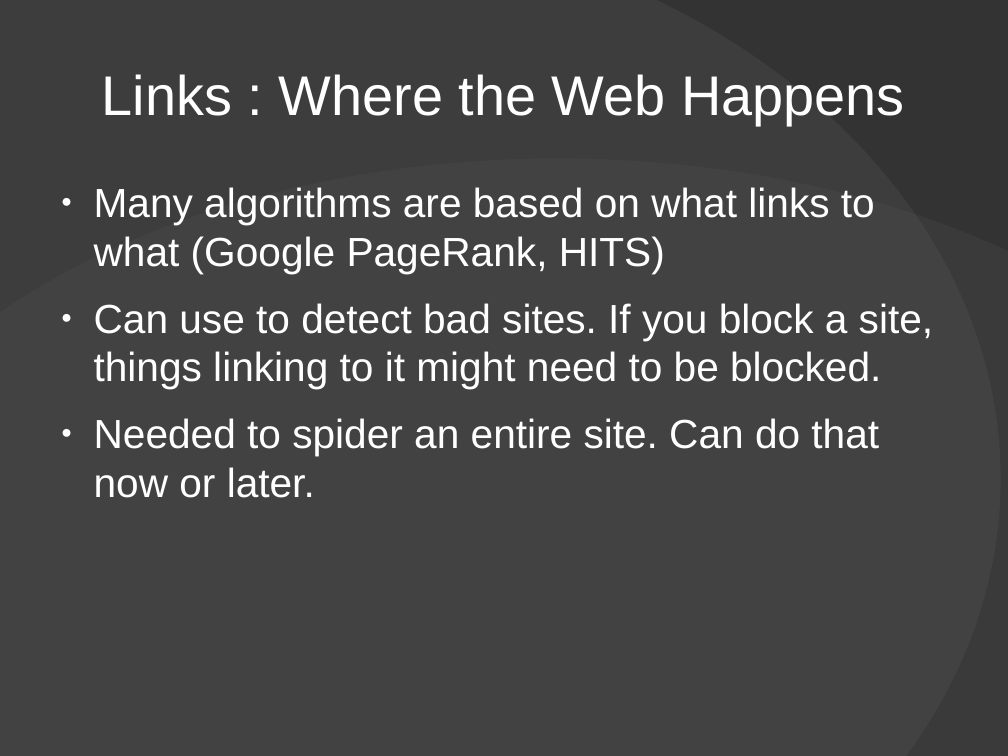
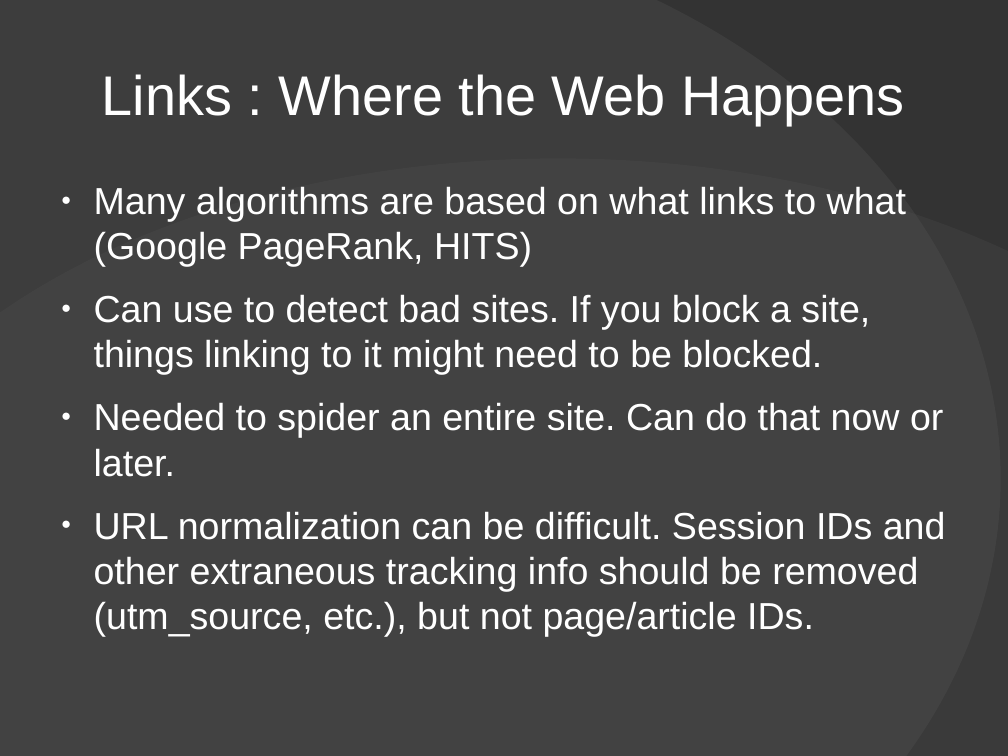
Before and after one commit to Xangis/python-webcrawling, a slide deck: slide 10 of PythonWebCrawlingPresentation.odp (slide 13 before the commit). Drawn at 1008x756 pixels with LibreOffice and Linux fonts; fonts in the diff are those of the drawing; background and template pictures are left out. Boxes give left, top, right and bottom in pixels: in the first picture for what was removed or moved away, otherwise in the second. Text is boxed around its words. In the diff, an @@ line names an element or a change of style, - is before the commit and + after.

```diff
--- a/PythonWebCrawlingPresentation.odp
+++ b/PythonWebCrawlingPresentation.odp
@@ text at bbox=[94, 186, 943, 477]: size 32 to 29.6 pt in "Many algorithms are based on what links ...", "Can use to detect bad sites. If ...", "Needed to spider an entire site. Can ..." @@
@@ text at bbox=[94, 511, 946, 636]: paragraph added @@
+● URL normalization can be difficult. Session IDs and other extraneous tracking info should be removed (utm_source, etc.), but not page/article IDs.
```
Also in this commit, not shown: 16 other slides changed, 1 slide added, 4 slides removed, 1 other file.
